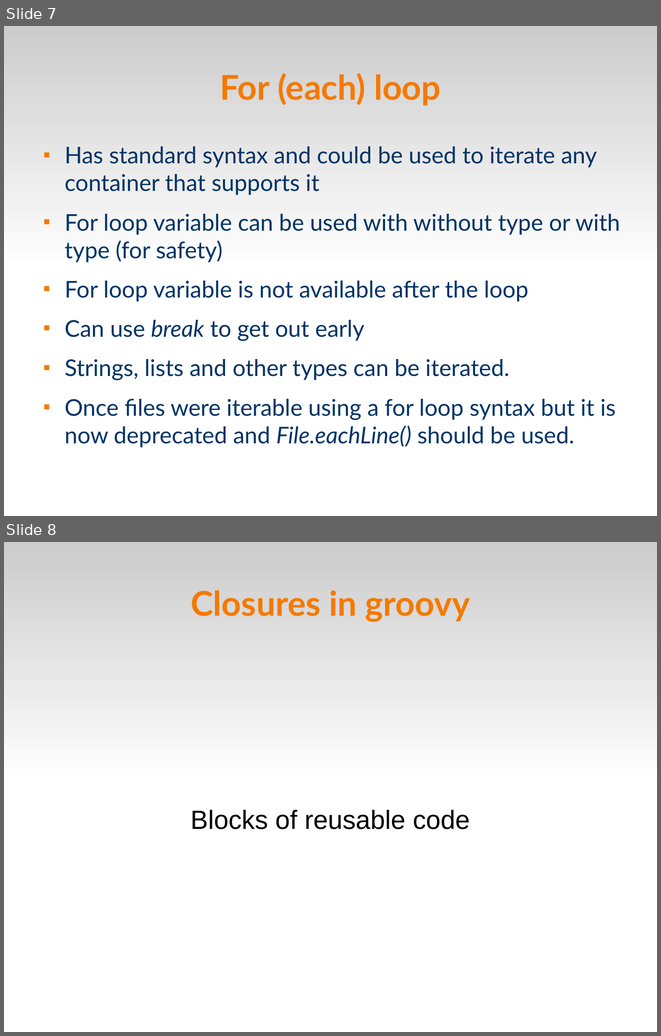
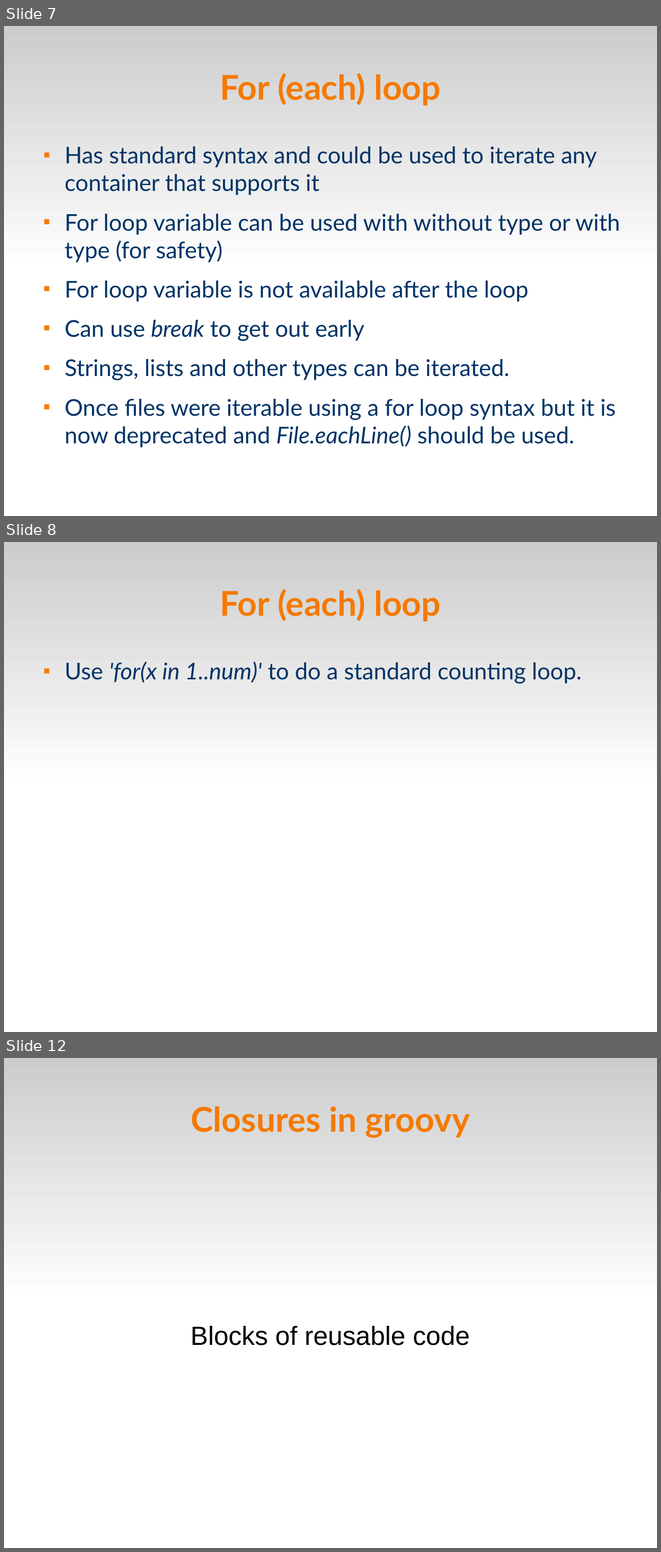
Before and after one commit to veltzer/demos, a slide deck: groovy/groovy.odp. Shown one above the other, each under a label of ours: slides 7 and 8 before the commit, slides 7, 8 and 12 after it; the slides between them are not shown. The pictures are 661x1036 and 661x1552 pixels, drawn with LibreOffice and Linux fonts; fonts in the diff are those of the drawing. Boxes give left, top, right and bottom in pixels: in the first picture for what was removed or moved away, otherwise in the second. Text is boxed around its words. In the diff, an @@ line names an element or a change of style, - is before the commit and + after.

```diff
--- a/groovy/groovy.odp
+++ b/groovy/groovy.odp
@@ slide 8 added at [4,542,657,1032], background #FFFFFF; not listed: 1 template element that a slide beside it also shows @@
@@ title added at [220,589,441,622], 41.4 pt, text #F57900, bold @@
+For (each) loop
@@ text added at [64,661,582,684], 28 pt, text #003366 @@
+■ Use 'for(x in 1..num)' to do a standard counting loop.
@@ what was slide 8 is now slide 12 @@
```
Also in this commit, not shown: 3 other slides added, 3 other files.
